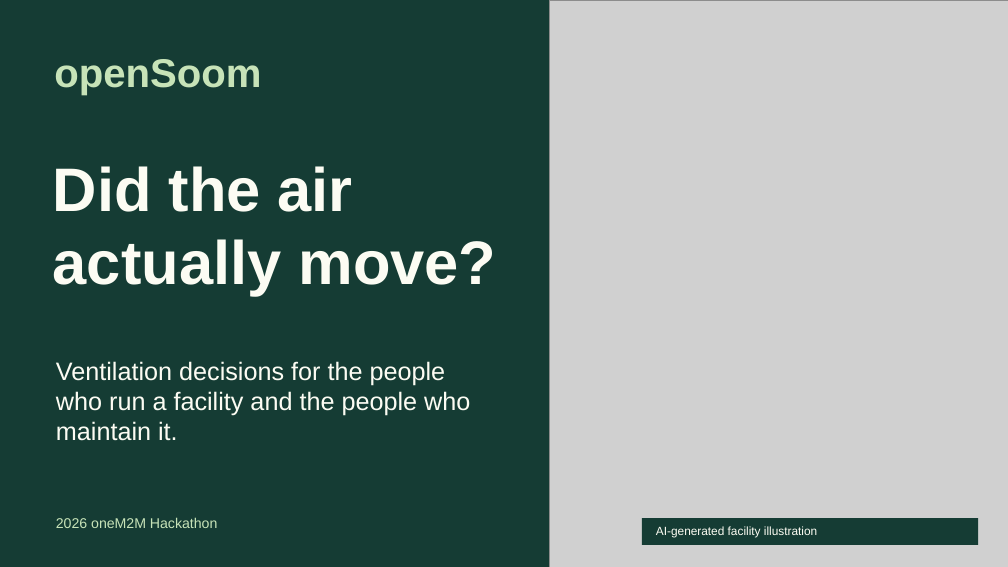
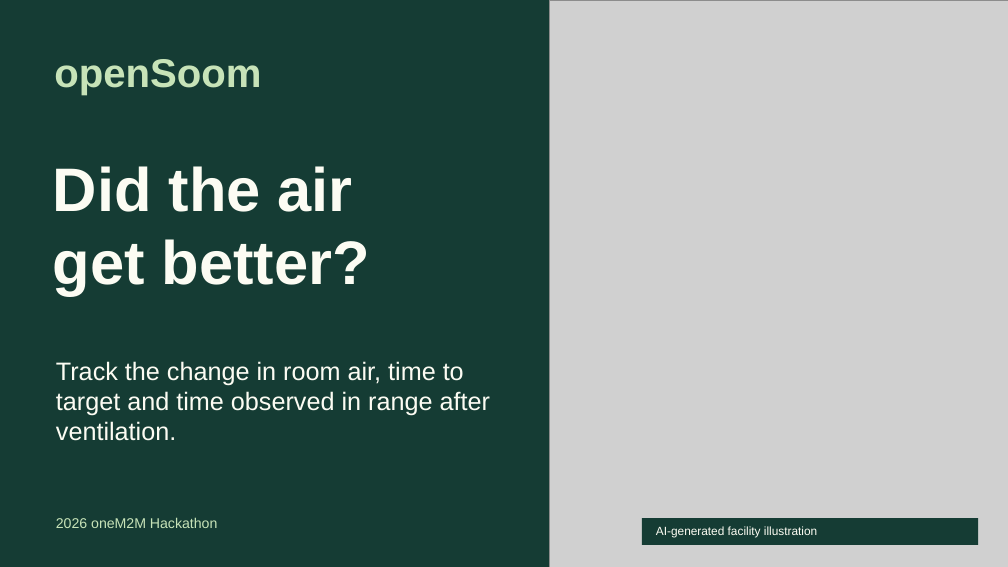
Before and after one commit to openSoom/openSoom, a slide deck: slide 1 of deliverables/presentation/openSoom-evaluation.pptx. Drawn at 1008x567 pixels with LibreOffice and Linux fonts; fonts in the diff are those of the drawing; grey boxes stand for pictures. Boxes give left, top, right and bottom in pixels: in the first picture for what was removed or moved away, otherwise in the second. Text is boxed around its words. In the diff, an @@ line names an element or a change of style, - is before the commit and + after.

Commit message:
Show how room air changed after ventilation, when targets were reached and how long readings held

```diff
--- a/deliverables/presentation/openSoom-evaluation.pptx
+++ b/deliverables/presentation/openSoom-evaluation.pptx
@@ text at [53,239,370,296]: text changed @@
-actually move?
+get better?
@@ text at [56,361,490,441]: text changed @@
-Ventilation decisions for the people who run a facility and the people who maintain it.
+Track the change in room air, time to target and time observed in range after ventilation.
```
Also in this commit, not shown: 4 other slides changed, 2 slides added, 2 slides removed, 39 other files.
